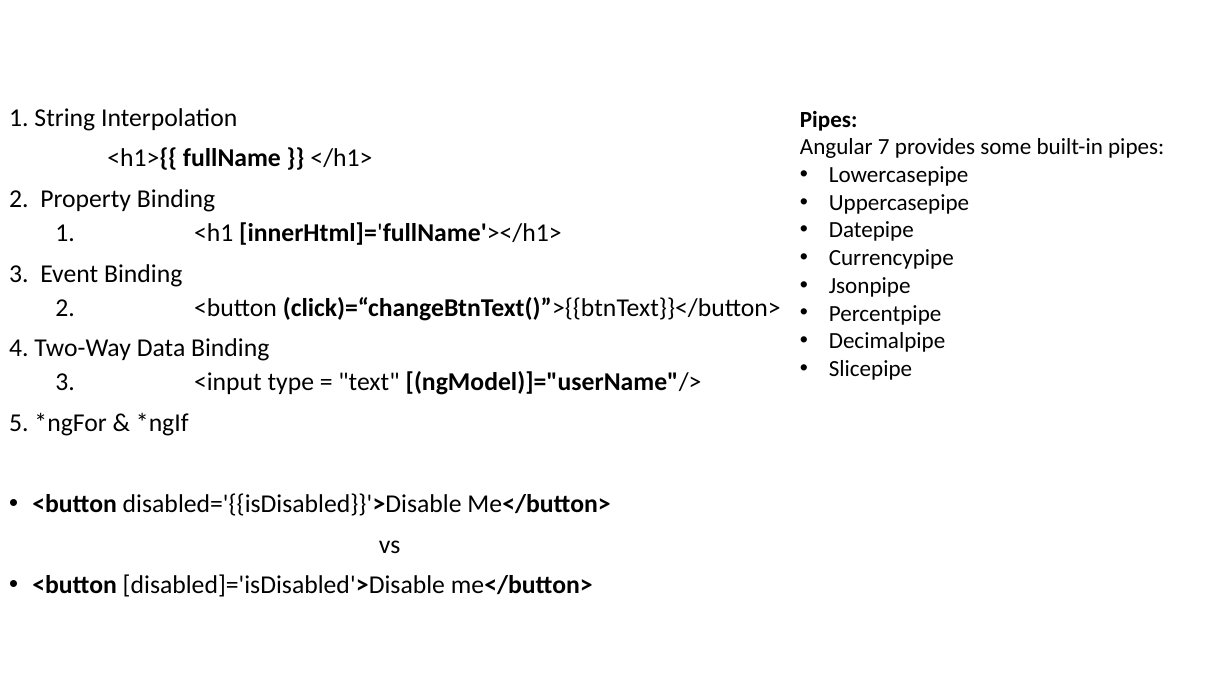
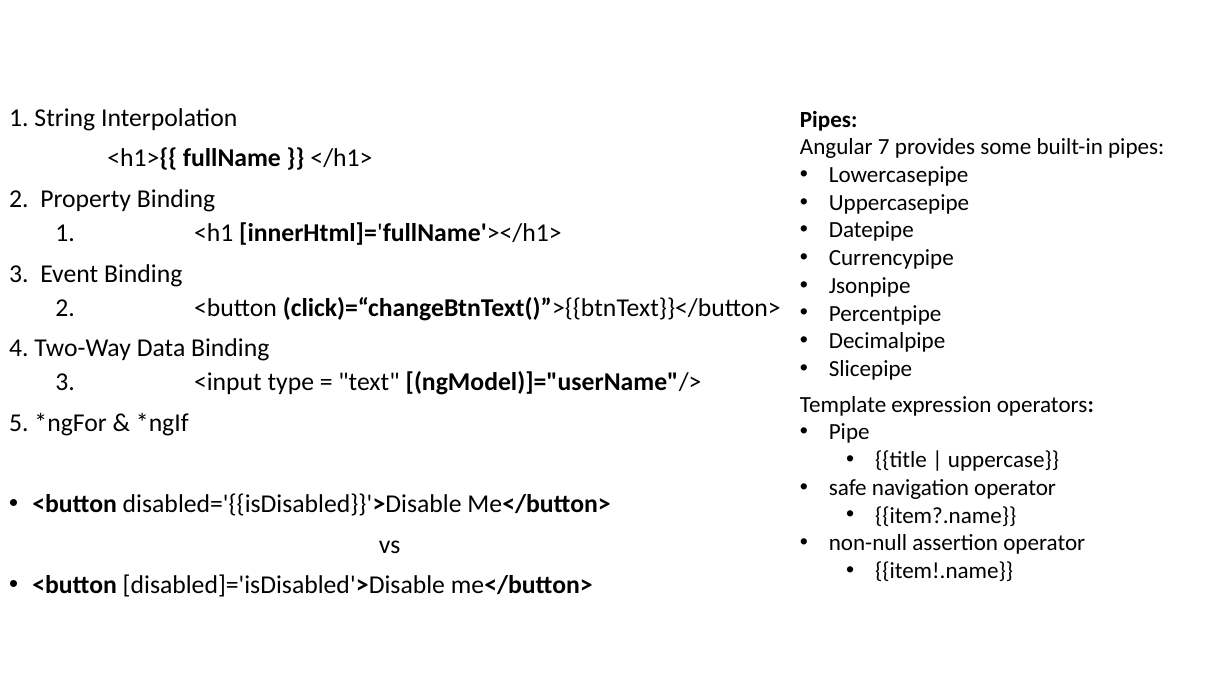
Before and after one commit to pradeepn/training, a slide deck: slide 17 of demo-ng/training-materials/Telliant - Web-Angular-Typescript.pptx. Drawn at 1232x693 pixels with LibreOffice and Linux fonts; fonts in the diff are those of the drawing; background and template pictures are left out. Boxes give left, top, right and bottom in pixels: in the first picture for what was removed or moved away, otherwise in the second. Text is boxed around its words. In the diff, an @@ line names an element or a change of style, - is before the commit and + after.

```diff
--- a/demo-ng/training-materials/Telliant - Web-Angular-Typescript.pptx
+++ b/demo-ng/training-materials/Telliant - Web-Angular-Typescript.pptx
@@ text added at <box>800,396,1094,581</box>, 18 pt, text #000000 @@
+Template expression operators:
+• Pipe
+  • {{title | uppercase}}
+• safe navigation operator
+  • {{item?.name}}
+• non-null assertion operator
+  • {{item!.name}}
```
Also in this commit, not shown: 2 other slides changed, 18 other files.
